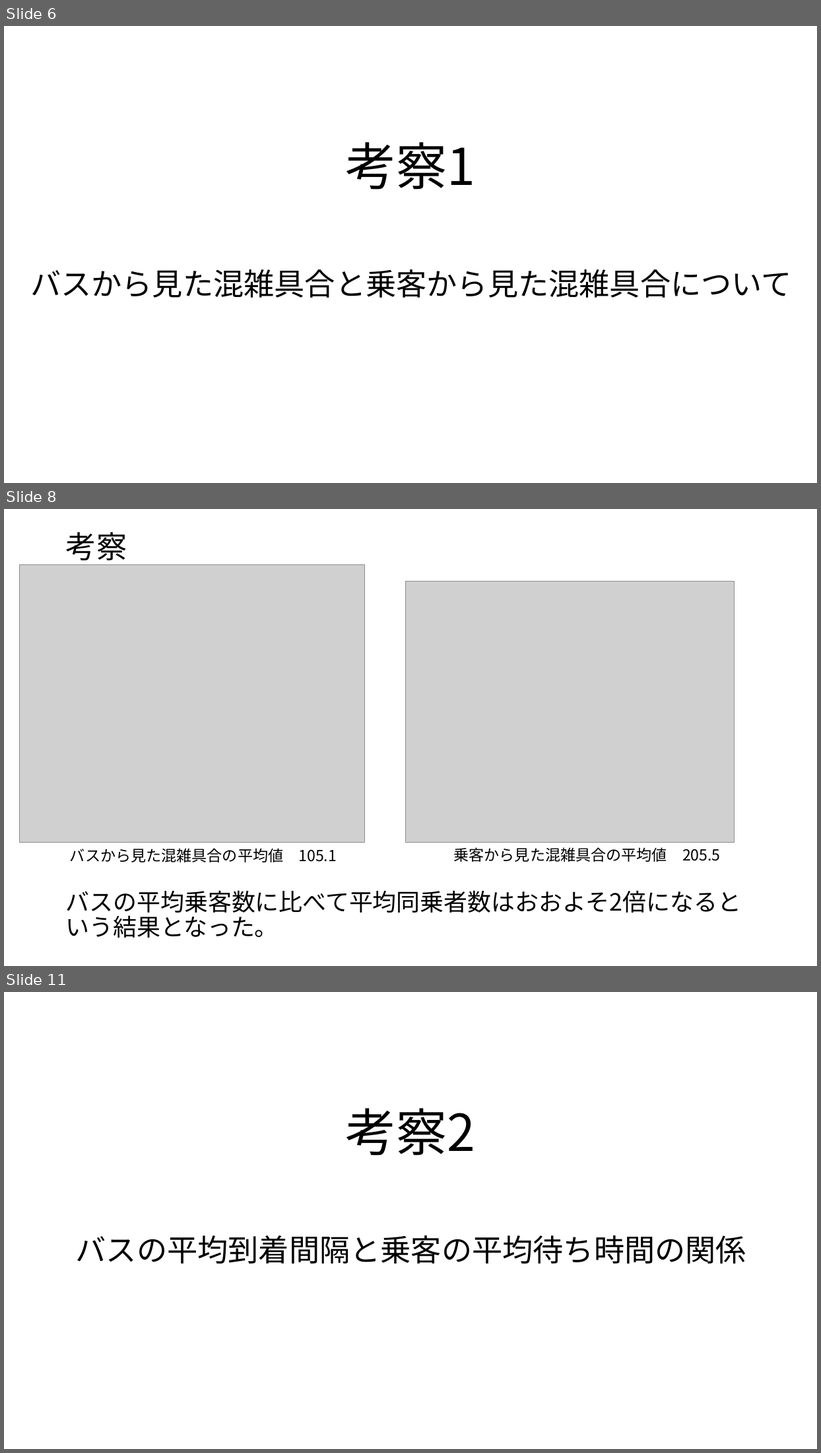
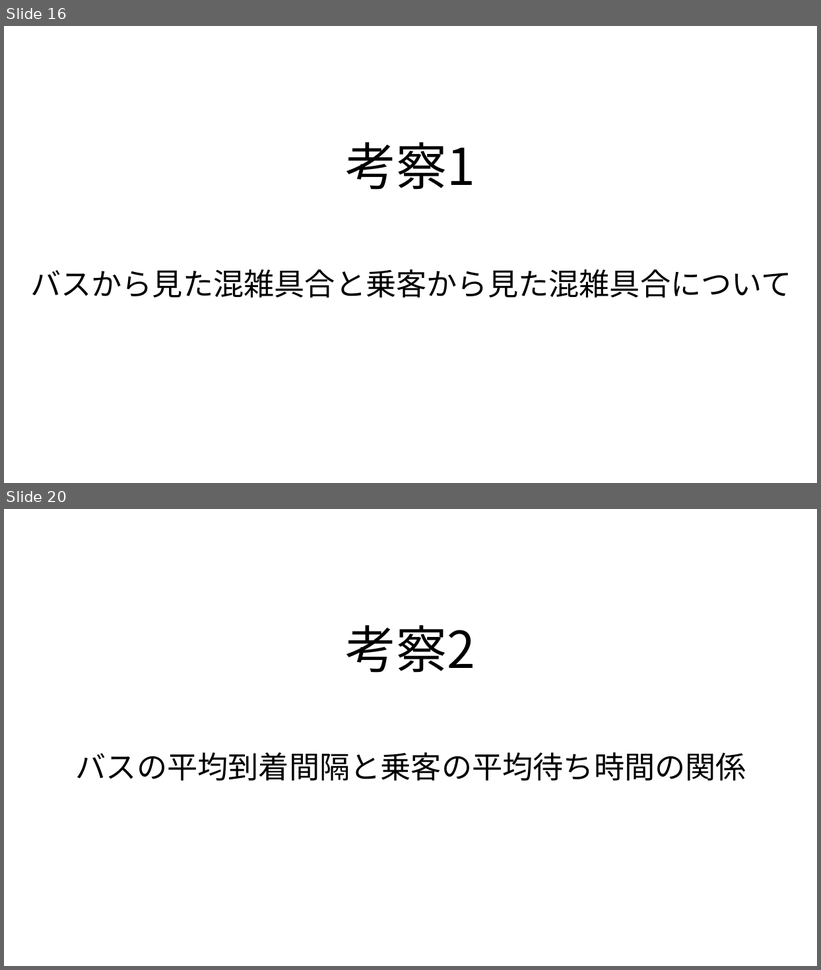
Before and after one commit to kamase14/jikken_2, a slide deck: slide.pptx. Shown one above the other, each under a label of ours: slides 6, 8 and 11 before the commit, slides 16 and 20 after it; the slides between them are not shown. The pictures are 821x1453 and 821x970 pixels, drawn with LibreOffice and Linux fonts; fonts in the diff are those of the drawing; grey boxes stand for pictures. Boxes give left, top, right and bottom in pixels: in the first picture for what was removed or moved away, otherwise in the second. Text is boxed around its words. In the diff, an @@ line names an element or a change of style, - is before the commit and + after.

```diff
--- a/slide.pptx
+++ b/slide.pptx
@@ slide 8 removed at (4,509,817,966), background #FFFFFF @@
@@ title removed at (66,532,127,566) @@
-考察
@@ picture removed at (19,564,364,843) @@
@@ picture removed at (405,581,735,843) @@
@@ text removed at (70,848,337,863) @@
-バスから見た混雑具合の平均値 105.1
@@ text removed at (454,848,721,862) @@
-乗客から見た混雑具合の平均値 205.5
@@ text removed at (66,890,741,938) @@
-バスの平均乗客数に比べて平均同乗者数はおおよそ2倍になるという結果となった。
@@ what was slide 6 is now slide 16 @@
@@ what was slide 11 is now slide 20 @@
```
Also in this commit, not shown: 8 slides changed, 12 slides added, 2 other slides removed.
